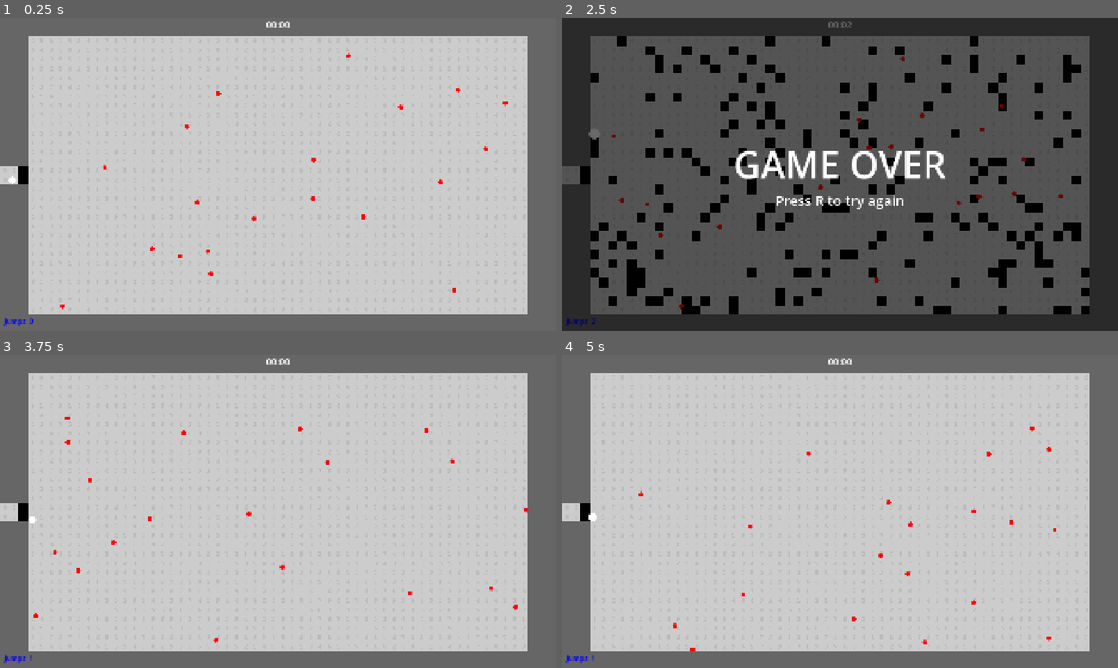
Above: before the commit, frames 1-4 (two rows, left to right).
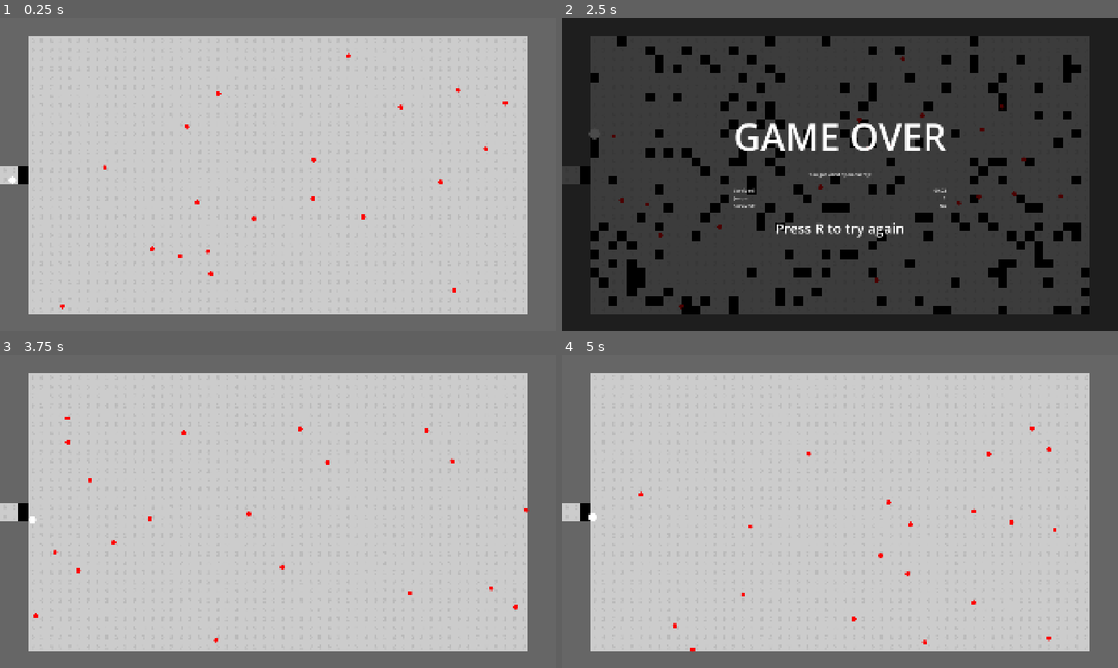
Above: after the commit, the same moments.

Repository: njamster/gmtk_jam_2026
Game: Godot game, scene res://game.tscn
Same seed, same stepped clock (60 frames per second), same inputs: the game is played once before the commit and once after it.
Inputs:
- Up to frame 1 (0.25 s): no input
- Up to frame 2 (2.5 s): hold W (move_up) 0.53-2.03 s; hold A (move_left) from 2.03 s (still down)
- Up to frame 3 (3.75 s): tap R (restart) at 2.75 s; release A (move_left) at 3.53 s; hold S (move_down) from 3.53 s (still down)
- Up to frame 4 (5 s): tap R (restart) at 4.15 s; release S (move_down) at 4.28 s; hold D (move_right) from 4.28 s (still down)

The runs differ from the first frame. In frame 1, 0.1% of the frame differs, in the area x 0-53%, y 1-99%; in frame 2, 4.5%, in the area x 0-91%, y 1-99%; in frame 3, 0.1%; in frame 4, 0.1%.

Commit message:
Move survival time & jump count to the game over screen

Diff:
--- a/autoloads/game_over_screen.gd
+++ b/autoloads/game_over_screen.gd
@@ -9,6 +9,20 @@
 
 func _on_game_state_changed(state: Global.GameState) -> void:
 	if state == Global.GameState.GAME_OVER:
+		_update_stats()
 		show()
 	else:
 		hide()
+
+
+func _update_stats() -> void:
+	%SurvivalTime.text = "%02d:%02d" % [
+		Global.stats[0].survival_time / 60,
+		fmod(Global.stats[0].survival_time, 60)
+	]
+	%NumJumps.text = str(Global.stats[0].jumps)
+	if Global.stats[0].death_reason:
+		%FlavorText.text = Global.stats[0].death_reason
+		%SurvivedState.text = "No"
+	else:
+		%SurvivedState.text = "Yes"
--- a/autoloads/global.gd
+++ b/autoloads/global.gd
@@ -23,14 +23,23 @@
 # stats
 var stats: Array[Dictionary]
 
+var survival_time := 0.0
+
 
 func _ready() -> void:
 	Input.mouse_mode = Input.MOUSE_MODE_HIDDEN
 
 	for i in num_players:
 		stats.append({
-			"jumps": 0
+			"jumps": 0,
+			"survived": true,
 		})
+
+	survival_time = 0.0
+
+
+func _process(delta: float) -> void:
+	survival_time += delta
 
 
 func _unhandled_input(event: InputEvent) -> void:
@@ -45,5 +54,8 @@
 func reset_stats() -> void:
 	for i in num_players:
 		stats[i] = {
-			"jumps": 0
+			"jumps": 0,
+			"survived": true,
 		}
+
+	survival_time = 0.0
--- a/autoloads/hud.tscn
+++ b/autoloads/hud.tscn
@@ -15,7 +15,7 @@
 anchor_bottom = 1.0
 grow_horizontal = 2
 grow_vertical = 2
-color = Color(0, 0, 0, 0.5882353)
+color = Color(0, 0, 0, 0.7058824)
 
 [node name="VBox" type="VBoxContainer" parent="GameOverScreen" unique_id=911844039]
 anchors_preset = 8
@@ -29,12 +29,56 @@
 offset_bottom = 20.0
 grow_horizontal = 2
 grow_vertical = 2
+theme_override_constants/separation = 32
 
 [node name="Title" type="Label" parent="GameOverScreen/VBox" unique_id=1594554984]
 layout_mode = 2
 theme_override_font_sizes/font_size = 128
 text = "GAME OVER"
 
+[node name="FlavorText" type="Label" parent="GameOverScreen/VBox" unique_id=1494348360]
+unique_name_in_owner = true
+layout_mode = 2
+text = "You died!"
+horizontal_alignment = 1
+
+[node name="Stats" type="GridContainer" parent="GameOverScreen/VBox" unique_id=745633273]
+layout_mode = 2
+columns = 2
+
+[node name="Time" type="Label" parent="GameOverScreen/VBox/Stats" unique_id=345879831]
+layout_mode = 2
+size_flags_horizontal = 3
+text = "Survived?"
+
+[node name="SurvivalTime" type="Label" parent="GameOverScreen/VBox/Stats" unique_id=1065630496]
+unique_name_in_owner = true
+layout_mode = 2
+size_flags_horizontal = 8
+text = "Yes"
+
+[node name="Jumps" type="Label" parent="GameOverScreen/VBox/Stats" unique_id=1588526957]
+layout_mode = 2
+size_flags_horizontal = 3
+text = "Jumps:"
+
+[node name="NumJumps" type="Label" parent="GameOverScreen/VBox/Stats" unique_id=1841581279]
+unique_name_in_owner = true
+layout_mode = 2
+size_flags_horizontal = 8
+text = "0"
+
+[node name="Survived" type="Label" parent="GameOverScreen/VBox/Stats" unique_id=737152208]
+layout_mode = 2
+size_flags_horizontal = 3
+text = "Survived?"
+
+[node name="SurvivedState" type="Label" parent="GameOverScreen/VBox/Stats" unique_id=1067862855]
+unique_name_in_owner = true
+layout_mode = 2
+size_flags_horizontal = 8
+text = "Yes"
+
 [node name="RetryText" type="Label" parent="GameOverScreen/VBox" unique_id=695174199]
 layout_mode = 2
 theme_override_font_sizes/font_size = 48
--- /dev/null
+++ b/enums/game_state.gd
@@ -0,0 +1,6 @@
+class_name GameState
+extends Object
+
+const RUNNING := 0
+const PAUSED := 1
+const GAME_OVER := 2
--- a/game.gd
+++ b/game.gd
@@ -1,7 +1,4 @@
 extends Control
-
-
-var survival_time := 0.0
 
 
 func _ready() -> void:
@@ -23,12 +20,3 @@
 		var enemy := preload("res://enemies/enemy.tscn").instantiate()
 		enemy.global_position = $TileMap.map_to_local(Vector2i(randi_range(3, 56), randi_range(3, 31)))
 		add_child(enemy)
-
-
-func _process(delta: float) -> void:
-	survival_time += delta
-	$SurvivalTime.text = "%02d:%02d" % [survival_time / 60, fmod(survival_time, 60)]
-	if Global.num_players >= 1:
-		$JumpsP1.text = "Jumps: " + str(Global.stats[0].jumps)
-	if Global.num_players >= 2:
-		$JumpsP2.text = "Jumps: " + str(Global.stats[1].jumps)
--- a/game.tscn
+++ b/game.tscn
@@ -50,45 +50,3 @@
 [node name="Hitbox" type="CollisionShape2D" parent="EnemyBlocker" unique_id=2085159165]
 position = Vector2(80, 544)
 shape = SubResource("RectangleShape2D_yo5px")
-
-[node name="SurvivalTime" type="Label" parent="." unique_id=489052207]
-layout_mode = 1
-anchors_preset = 5
-anchor_left = 0.5
-anchor_right = 0.5
-offset_left = -41.0
-offset_right = 41.0
-offset_bottom = 45.0
-grow_horizontal = 2
-size_flags_horizontal = 4
-theme_override_font_sizes/font_size = 32
-text = "00:00"
-
-[node name="JumpsP1" type="Label" parent="." unique_id=855681495]
-layout_mode = 1
-anchors_preset = 2
-anchor_top = 1.0
-anchor_bottom = 1.0
-offset_left = 16.0
-offset_top = -50.0
-offset_right = 56.0
-offset_bottom = -16.0
-grow_vertical = 0
-theme_override_colors/font_color = Color(0, 0, 1, 1)
-theme_override_font_sizes/font_size = 24
-
-[node name="JumpsP2" type="Label" parent="." unique_id=1765374364]
-layout_mode = 1
-anchors_preset = 3
-anchor_left = 1.0
-anchor_top = 1.0
-anchor_right = 1.0
-anchor_bottom = 1.0
-offset_left = -56.0
-offset_top = -50.0
-offset_right = -16.0
-offset_bottom = -16.0
-grow_horizontal = 0
-grow_vertical = 0
-theme_override_colors/font_color = Color(0, 1, 0, 1)
-theme_override_font_sizes/font_size = 24
--- a/player/player.gd
+++ b/player/player.gd
@@ -28,7 +28,7 @@
 			var tween := create_tween()
 			tween.tween_property($Sprite, "scale", 2.0 * Vector2.ONE, 0.4)
 			tween.tween_property($Sprite, "scale", Vector2.ZERO, 0.2)
-			die()
+			die("You got killed by an enemy!")
 	)
 
 	if Global.auto_move:
@@ -68,7 +68,7 @@
 			# ... and you ran right into it
 			tween.tween_property(self, "position", direction * Global.tile_size, move_speed).as_relative()
 			tween.tween_property(self, "scale", Vector2.ZERO, move_speed)
-			die()
+			die("You fell to your death!")
 	else:
 		# next tile is a wall
 		direction = -1 * direction
@@ -92,6 +92,8 @@
 	is_moving = false
 
 
-func die():
+func die(reason: String):
 	is_dead = true
+	Global.stats[id-1].death_reason = reason
+	Global.stats[id-1].survival_time = Global.survival_time
 	SoundManager.play_sound(preload("res://player/sounds/hurt.wav"))
Not shown, added: enums/game_state.gd.uid
